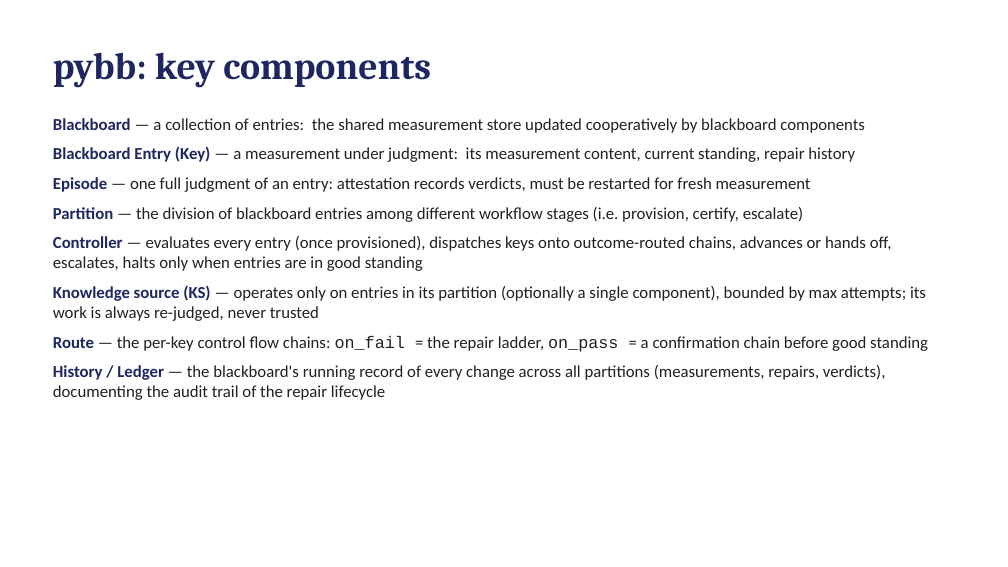
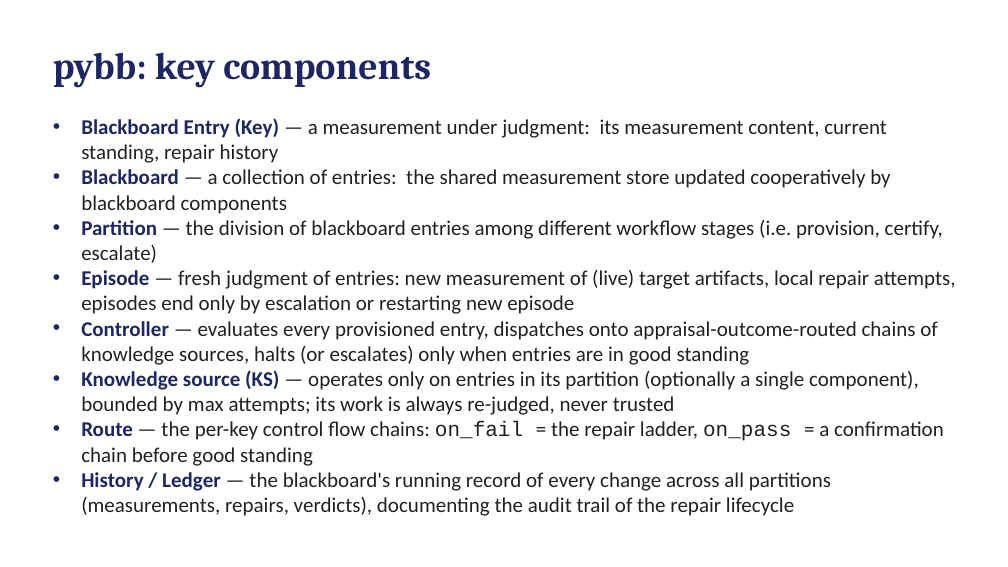
Before and after one commit to ku-sldg/pybb, a slide deck: slide 6 of docs/video_slides_draft.pptx. Drawn at 1008x567 pixels with LibreOffice and Linux fonts; fonts in the diff are those of the drawing. Boxes give left, top, right and bottom in pixels: in the first picture for what was removed or moved away, otherwise in the second. Text is boxed around its words. In the diff, an @@ line names an element or a change of style, - is before the commit and + after.

Commit message:
slide updates

```diff
--- a/docs/video_slides_draft.pptx
+++ b/docs/video_slides_draft.pptx
@@ text at [81,118,887,163]: paragraph added @@
+• Blackboard Entry (Key) — a measurement under judgment: its measurement content, current standing, repair history
@@ text at [53,147,855,192]: paragraphs removed @@
-• Blackboard Entry (Key) — a measurement under judgment: its measurement content, current standing, repair history
-• Episode — one full judgment of an entry: attestation records verdicts, must be restarted for fresh measurement
@@ text at [81,169,944,516]: size 16 to 20 pt in "Blackboard — a collection of entries: the ...", "Partition — the division of blackboard entries ...", "Knowledge source (KS) — operates only on ...", "Route — the per-key control flow chains: ..." and 1 more places @@
@@ text at [81,270,956,365]: text changed; size 16 to 20 pt @@
-• Controller — evaluates every entry (once provisioned), dispatches keys onto outcome-routed chains, advances or hands off, escalates, halts only when entries are in good standing
+• Episode — fresh judgment of entries: new measurement of (live) target artifacts, local repair attempts, episodes end only by escalation or restarting new episode
+• Controller — evaluates every provisioned entry, dispatches onto appraisal-outcome-routed chains of knowledge sources, halts (or escalates) only when entries are in good standing
```
Also in this commit, not shown: 2 other slides changed.
